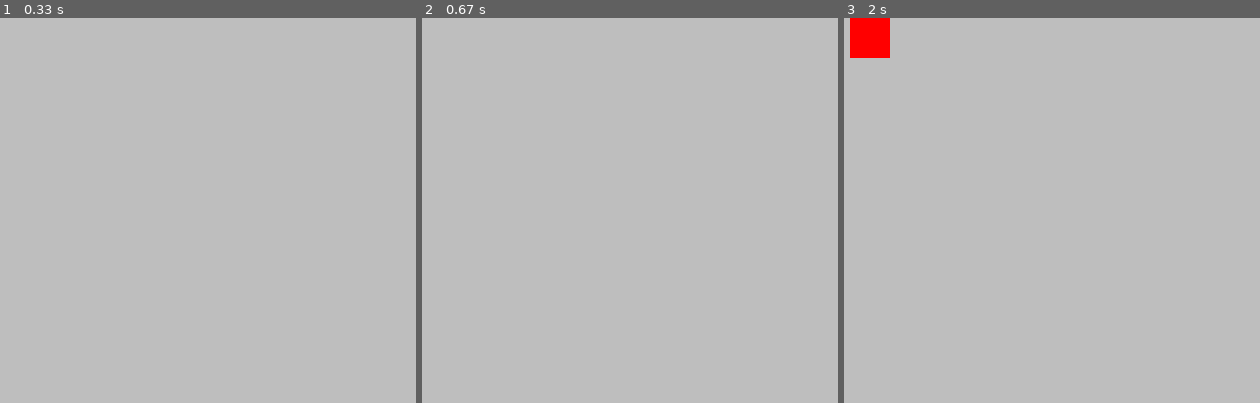
Above: before the commit, frames 1-3 (left to right).
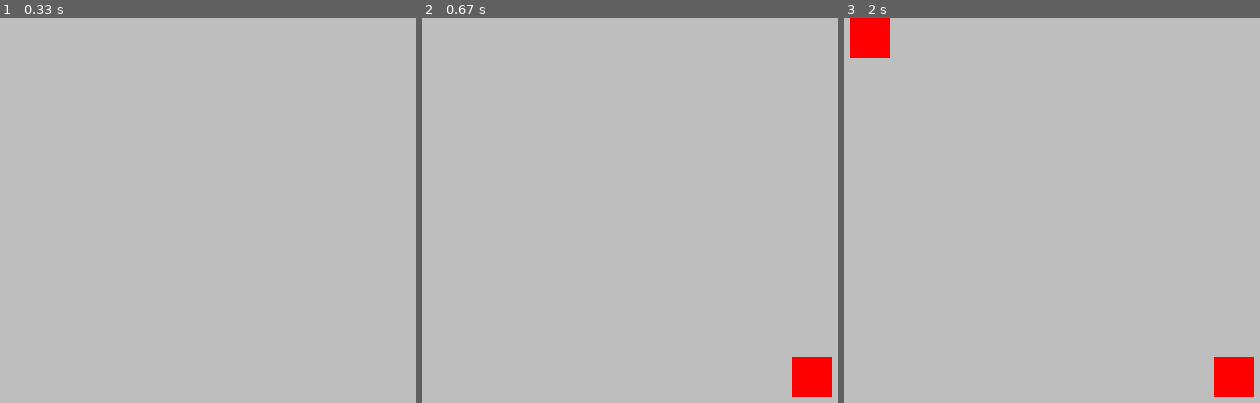
Above: after the commit, the same moments.

Repository: AndreyMk96/Python_lections
Game: pygame game, started from PyGame/pygame_template.py
Same seed, same stepped clock (60 frames per second), same inputs: the game is played once before the commit and once after it.
Inputs (mouse positions are in pixels of both pictures, inside the frame that each line leads up to):
- Up to frame 1 (0.33 s): no input
- Up to frame 2 (0.67 s): right-click (792, 356) at 0.38 s
- Up to frame 3 (2 s): tap W at 1.67 s

Frame 1 is identical in both runs. In frame 2, 1.0% of the frame differs, in the area x 88-99%, y 88-99%; in frame 3, 1.0%.

Commit message:
31.05.2022

Diff:
--- /dev/null
+++ b/PyGame/pygame_new_lesson1.py
@@ -0,0 +1,62 @@
+"""Урок 1. Обработка нажати клавиш и мыши"""
+
+import random
+
+import pygame
+
+WIDTH = 800
+HEIGHT = 600
+
+WHITE = (255, 255, 255)
+BLACK = (0, 0, 0)
+RED = (255, 0, 0)
+GREEN = (0, 255, 0)
+BLUE = (0, 0, 255)
+
+colors_list = [WHITE, BLACK, RED, GREEN, BLUE]
+
+# Создаем игру и окно
+pygame.init()
+pygame.mixer.init()
+screen = pygame.display.set_mode((WIDTH, HEIGHT))
+pygame.display.set_caption("Labyrinth")
+screen.fill("grey")
+r1 = pygame.Rect((40, 0, 40, 40))
+pygame.draw.rect(screen, colors_list[random.randint(0, 4)], r1, 0)
+surf2 = pygame.Surface((100, 100))
+
+
+
+# Цикл игры
+running = True
+
+while running:
+
+    # Ввод процесса (события)
+    for event in pygame.event.get():
+        # check for closing window
+        if event.type == pygame.QUIT:
+            running = False
+        """if pygame.mouse.get_focused():
+            pos = pygame.mouse.get_pos()
+            pygame.draw.rect(
+                screen, BLUE, (pos[0] - 10,
+                           pos[1] - 10,
+                           20, 20))"""
+
+        pos = pygame.mouse.get_pos()
+
+
+        screen.fill("grey")
+        r1.x += 1
+        screen.blit(surf2, r1)
+
+        pygame.display.update()
+
+
+    # Рендеринг
+
+    # После отрисовки всего, переворачиваем экран
+    pygame.display.flip()
+
+pygame.quit()
--- /dev/null
+++ b/PyGame/pygame_new_lesson2.py
@@ -0,0 +1,72 @@
+"""Урок 2. Автоматическое движение объекта"""
+import pygame
+import time
+
+WIDTH = 800
+HEIGHT = 600
+
+# Создаем игру и окно
+pygame.init()
+screen = pygame.display.set_mode((WIDTH, HEIGHT))
+pygame.display.set_caption("Labyrinth")
+
+screen.fill("grey")
+
+r1 = pygame.Rect((40, 0, 40, 40))
+pygame.draw.rect(screen, "red", r1, 0)
+
+r2 = pygame.Rect((0,0, 40, 40))
+pygame.draw.rect(screen, "green", r2, 0)
+
+r3 = pygame.Rect((80,0, 40, 40))
+pygame.draw.rect(screen, "blue", r3, 0)
+
+r4 = pygame.Rect((120,0, 40, 40))
+pygame.draw.rect(screen, "black", r4, 0)
+
+# Цикл игры
+running = True
+
+r1_color = "red"
+
+while running:
+    # Ввод процесса (события)
+    for event in pygame.event.get():
+        # check for closing window
+        if event.type == pygame.QUIT:
+            running = False
+
+    # Движение красного куба по горизонтали
+    screen.fill("grey")
+
+    r1 = pygame.Rect((r1.x + 1, 0, 40, 40))  # Объект r1 движется по горизонтали
+    r2 = pygame.Rect((0, r2.y + 1, 40, 40))  # Объект r2 движется по вертикали
+
+    x, y = pygame.mouse.get_pos()
+    r3 = pygame.Rect((x - 20, y - 20, 40, 40))  # Объект r3 движется за курсором
+
+
+    r4 = pygame.Rect((r3.x - 50, r3.y - 50, 40, 40))  # Объект движется за объектом r3
+
+    rot = (45 + 45) % 360
+    # rotating the orignal image
+    new_image = pygame.transform.rotate(pygame.Surface((100 , 100)) , rot)
+    rect = new_image.get_rect()
+    # set the rotated rectangle to the old center
+    rect.center = r4.center
+    # drawing the rotated rectangle to the screen
+    screen.blit(new_image, rect)
+    pygame.draw.rect(screen, r1_color, r1, 0)
+    pygame.draw.rect(screen, "green", r2, 0)
+    pygame.draw.rect(screen, "blue", r3, 0)
+    pygame.draw.rect(screen, "black", r4, 0)
+
+
+    if r3.colliderect(r1) == True:
+        r1_color = "grey"
+
+    pygame.display.flip()
+
+    time.sleep(0.01)
+
+pygame.quit()
--- /dev/null
+++ b/PyGame/pygame_new_lesson_3.py
@@ -0,0 +1,45 @@
+"""Урок 3. Поворот объекта"""
+import math
+import random
+import time
+
+import pygame as py
+
+
+# initialize pygame and create screen
+py.init()
+screen = py.display.set_mode((800 , 600))
+clock = py.time.Clock()
+
+# Определяем интерфейс (прямоугольник)
+image_orig = py.Surface((100, 100))
+# Делаем черный фон для вращения изображения
+image_orig.set_colorkey("black")
+# Заполняем прямоугольник зеленым цветом
+image_orig.fill("green")
+X,Y =400, 300
+running = True
+angle = 225
+
+while running:
+    #screen.fill("black")
+    for event in py.event.get():
+        if event.type == py.QUIT:
+            running = False
+
+    # Поворачиваем изображение
+
+    new_image = py.transform.rotate(image_orig ,angle)
+    rect = new_image.get_rect()
+    # Устанавливаем центр прямоугольника
+    rect.center = (X, Y)
+    r = angle * 3.14 / 180
+    X += 1 * math.cos(r)
+    Y += 1 * math.sin(r)
+    # Рисуем повернутый прямоугольник
+    screen.blit(new_image , rect)
+    # Пролистываем дисплей после рисования
+    py.display.flip()
+    time.sleep(0.01)
+
+py.quit()
--- a/pygame_template.py
+++ b/PyGame/pygame_template.py
@@ -39,6 +39,11 @@
             if event.button == 1:
                 r1 = pygame.Rect((40, 0, 40, 40))
                 pygame.draw.rect(screen, colors_list[random.randint(0, 4)], r1, 0)
+            elif event.button == 3:
+                pos = pygame.mouse.get_pos()
+                r1 = pygame.Rect(pos[0], pos[1], 40, 40)
+                pygame.draw.rect(screen, colors_list[random.randint(0, 4)], r1, 0)
+
 
     # Рендеринг
 
--- /dev/null
+++ b/PyGame/test.py
@@ -0,0 +1,4 @@
+import math
+
+r = 270 * 3.14 / 180
+print(math.cos(r))
--- a/pygame_new_lesson1.py
+++ /dev/null
@@ -1,26 +0,0 @@
-import pygame_template
-import pygame
-
-# Задаем цвета
-WHITE = (255, 255, 255)
-BLACK = (0, 0, 0)
-RED = (255, 0, 0)
-GREEN = (0, 255, 0)
-BLUE = (0, 0, 255)
-
-WIDTH = 800
-HEIGHT = 650
-
-
-class Player(pygame.sprite.Sprite):
-    def __init__(self):
-        pygame.sprite.Sprite.__init__(self)
-        self.image = pygame.Surface((50, 50))
-        self.image.fill(GREEN)
-        self.rect = self.image.get_rect()
-        self.rect.center = (WIDTH / 2, HEIGHT / 2)
-
-    def update(self):
-        self.rect.x += 5
-        if self.rect.left > WIDTH:
-            self.rect.right = 0
--- /dev/null
+++ b/ООП/Тема N - Механизм наследования пример задачи.py
@@ -0,0 +1,48 @@
+class Polygon:
+    """Создадим класс полигон.
+    Полигон - замкнутая геометрическая фигура
+    с 3 и более сторон"""
+
+    def __init__(self, amount_of_sides):
+        print("Введите точки объекта")
+        self.n = amount_of_sides  # Количество сторон в полигоне
+        self.size_of_sides = []  # Список размеров сторон в полигоне
+        for i in range(self.n):
+            self.size_of_sides.append(int(input()))
+
+    def print_polygon_coords(self):
+        print("Создан полигон по координатам" + str(self.size_of_sides))
+
+
+class Triangle(Polygon):
+    """Создадим класс Теругольник.
+    Треугольник - это полигон с тремя сторонами"""
+    def __init__(self):
+        Polygon.__init__(self, 3)
+
+    def calculate_triangle_area(self):
+        a, b, c = self.size_of_sides
+        # Расчет площади
+        s = (a + b + c) / 2
+        return (s * (s - a) * (s - b) * (s - c)) ** 0.5
+
+
+class Rectangle(Polygon):
+    """Создадим класс прямоугольник.
+    Прямоугольник - это полигон с 4 сторонами"""
+    def __init__(self):
+        Polygon.__init__(self, 4)
+
+    def calculate_rectangle_area(self):
+        a, b, c, d = self.size_of_sides
+        # Расчет площади
+        return a * b
+
+
+p1 = Polygon(4)
+p1.print_polygon_coords()
+
+t1 = Triangle()
+print(t1.calculate_triangle_area())
+
+h1 = Hexogon()
Renamed: other/Pygame Лабиринт - часть 2.py -> PyGame/Pygame Лабиринт - часть 2.py
Renamed: other/Pygame Лабиринт - часть 3.py -> PyGame/Pygame Лабиринт - часть 3.py
Renamed: other/Pygame Лабиринт - часть 4.py -> PyGame/Pygame Лабиринт - часть 4.py
Renamed: other/Pygame Лабиринт - часть 5.py -> PyGame/Pygame Лабиринт - часть 5.py
Renamed: other/Pygame Лабиринт - часть1.py -> PyGame/Pygame Лабиринт - часть1.py
